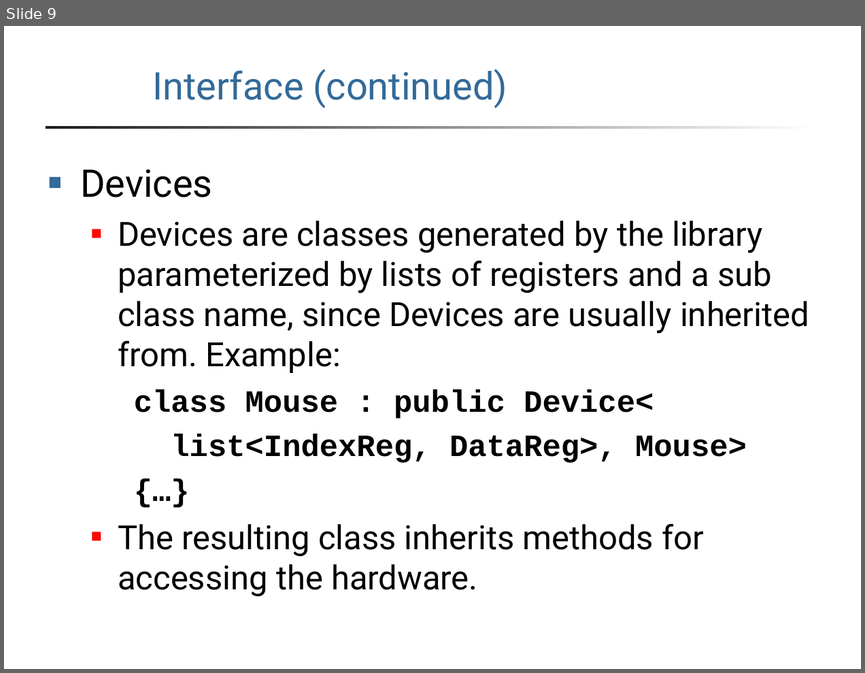
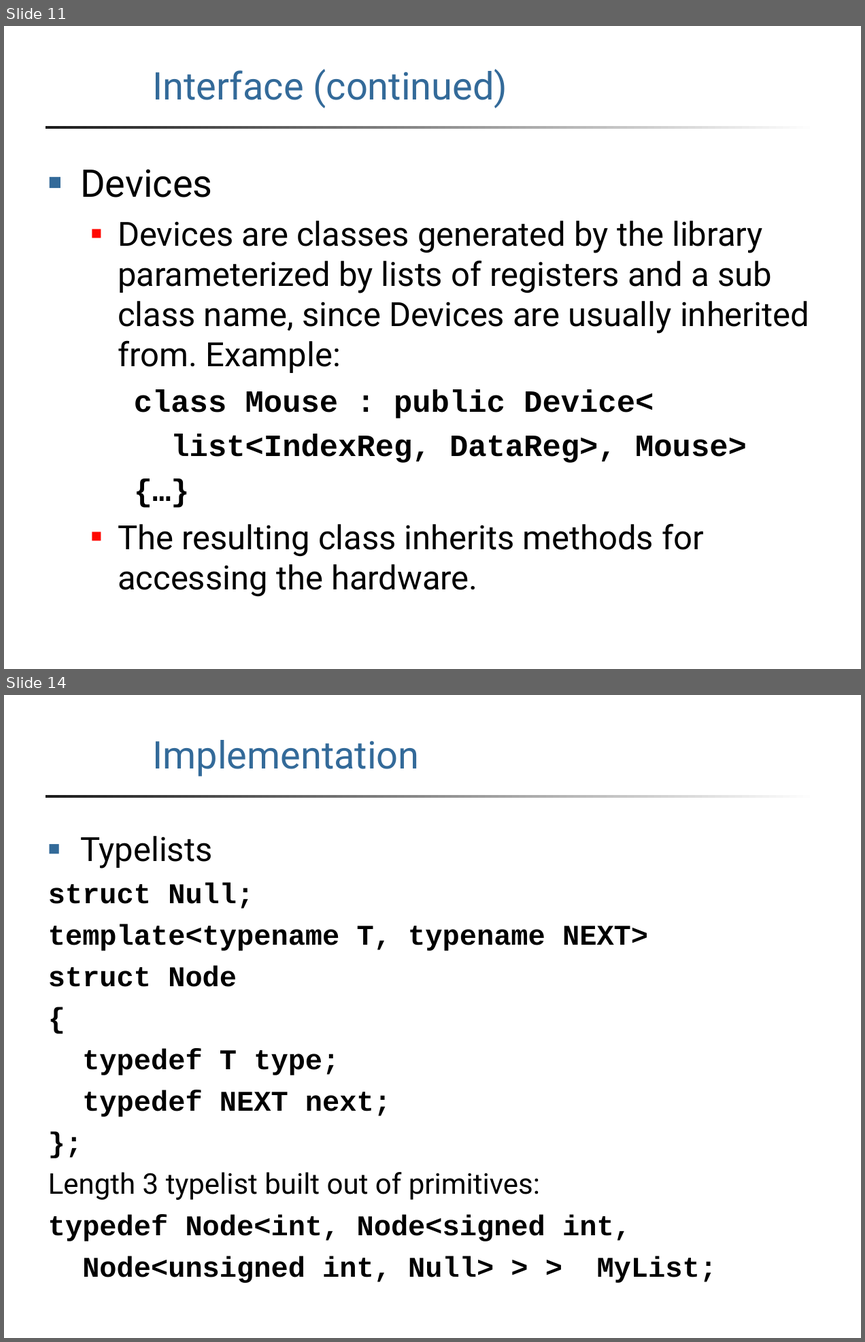
Before and after one commit to ryanofsky/device, a slide deck: report/slides.ppt. Shown one above the other, each under a label of ours: slide 9 before the commit, slides 11 and 14 after it; the slides between them are not shown. The pictures are 865x673 and 865x1342 pixels, drawn with LibreOffice and Linux fonts; fonts in the diff are those of the drawing; background and template pictures are left out. Boxes give left, top, right and bottom in pixels: in the first picture for what was removed or moved away, otherwise in the second. Text is boxed around its words. In the diff, an @@ line names an element or a change of style, - is before the commit and + after.

```diff
--- a/report/slides.ppt
+++ b/report/slides.ppt
@@ slide 14 added at (4, 695, 861, 1338), background #FFFFFF; not listed: 1 template element that a slide beside it also shows @@
@@ title added at (152, 740, 419, 777), 32 pt, text #336A99 @@
+Implementation
@@ text added at (48, 836, 717, 1283), 24 pt, text #000000, bold @@
+■ Typelists
+struct Null;
+template<typename T, typename NEXT>
+struct Node
+{
+typedef T type;
+typedef NEXT next;
+};
+Length 3 typelist built out of primitives:
+typedef Node<int, Node<signed int,
+Node<unsigned int, Null> > > MyList;
@@ what was slide 9 is now slide 11 @@
```
Also in this commit, not shown: 2 slides changed, 6 other slides added.
